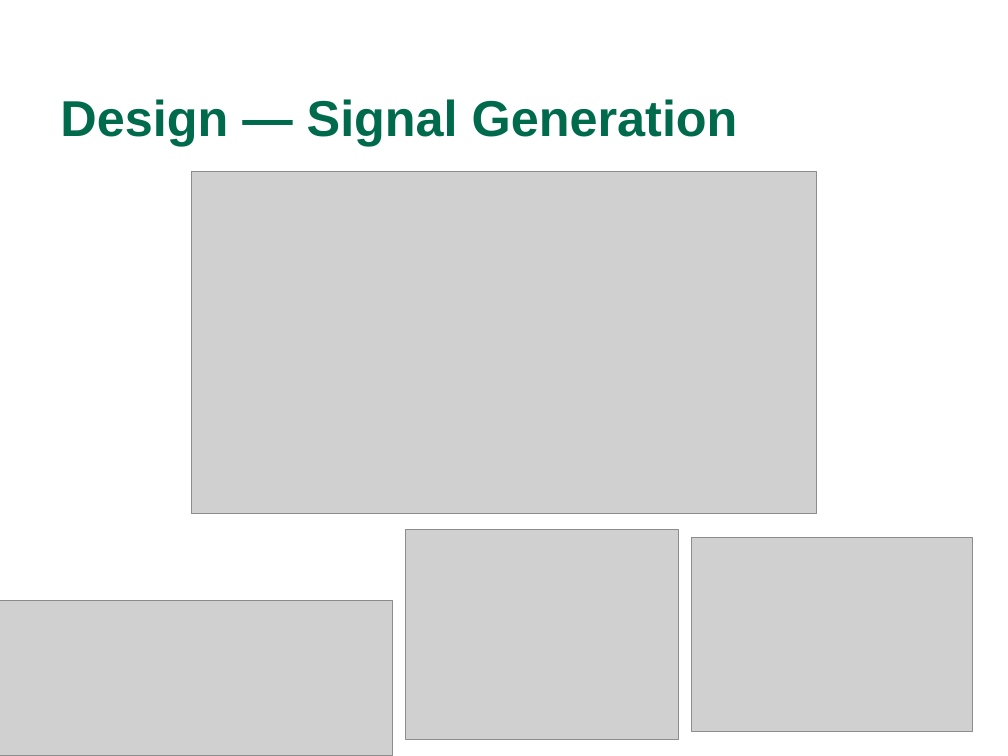
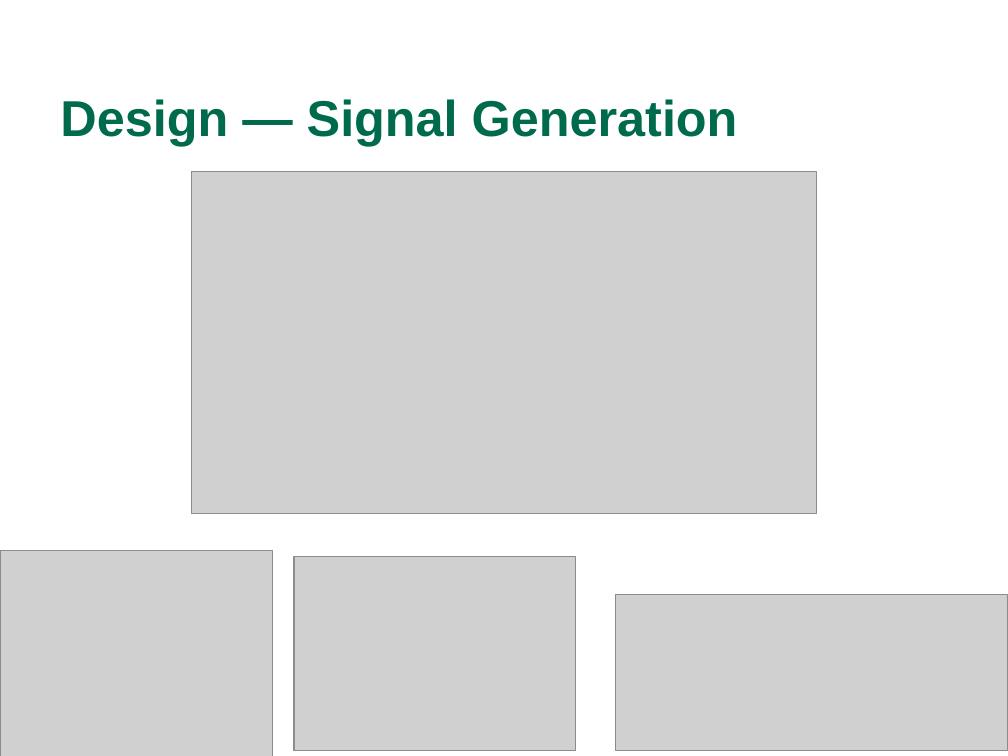
Before and after one commit to WCP52/docs, a slide deck: slide 10 of official/WCP52 Gain-Phase Final Presentation.pptx (slide 9 before the commit). Drawn at 1008x756 pixels with LibreOffice and Linux fonts; fonts in the diff are those of the drawing; grey boxes stand for pictures; background and template pictures are left out. Boxes give left, top, right and bottom in pixels: in the first picture for what was removed or moved away, otherwise in the second. Text is boxed around its words. In the diff, an @@ line names an element or a change of style, - is before the commit and + after.

```diff
--- a/official/WCP52 Gain-Phase Final Presentation.pptx
+++ b/official/WCP52 Gain-Phase Final Presentation.pptx
@@ picture: place and size @@
-picture at [406,529,678,740]
+picture at [0,550,272,756]
@@ picture: place and size @@
-picture at [691,538,973,732]
+picture at [294,556,576,750]
@@ picture: place and size @@
-picture at [0,601,393,756]
+picture at [615,595,1008,750]
```
Also in this commit, not shown: 6 other slides changed, 2 slides added, 1 slide removed.
